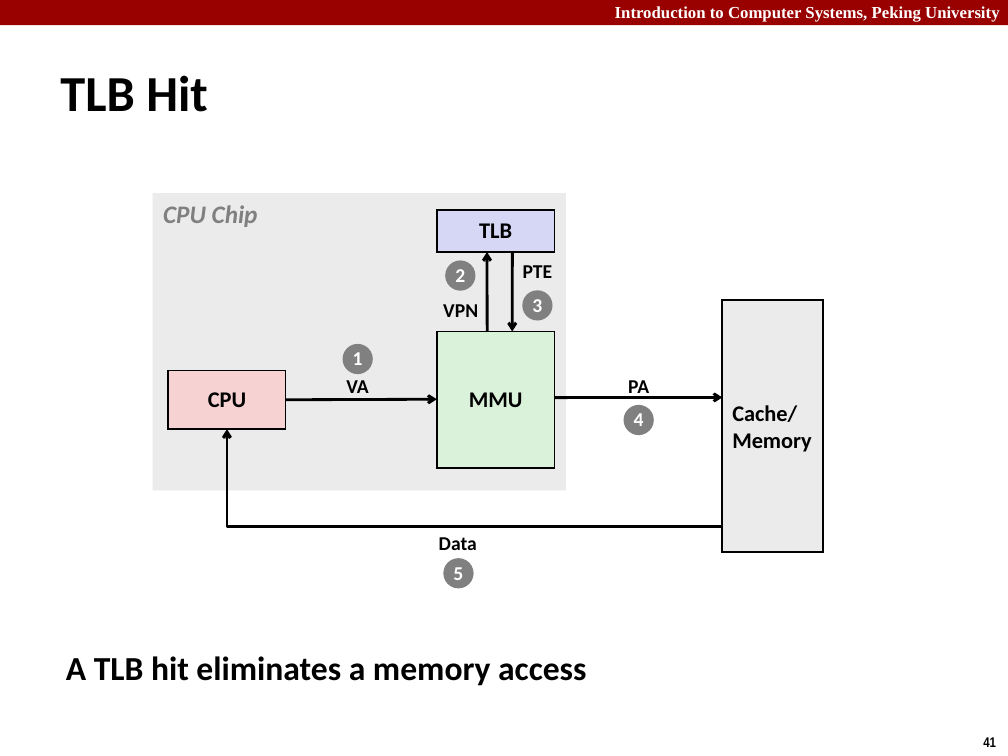
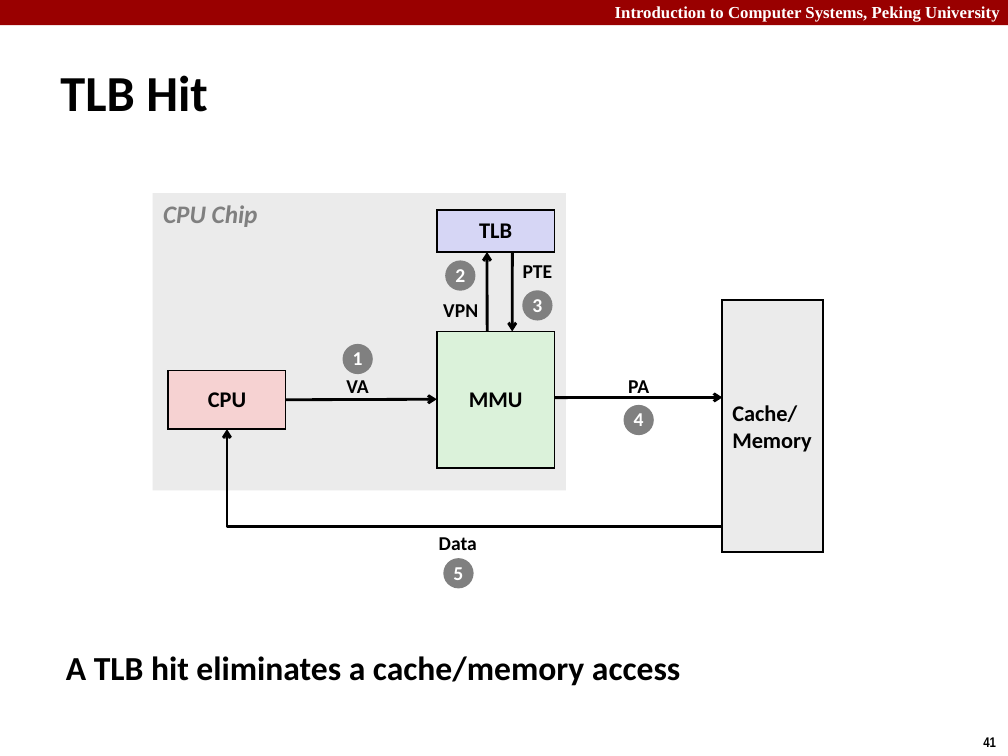
Before and after one commit to caodg/ics, a slide deck: slide 41 of slides/B05-VM1.pptx. Drawn at 1008x756 pixels with LibreOffice and Linux fonts; fonts in the diff are those of the drawing. Boxes give left, top, right and bottom in pixels: in the first picture for what was removed or moved away, otherwise in the second. Text is boxed around its words. In the diff, an @@ line names an element or a change of style, - is before the commit and + after.

```diff
--- a/slides/B05-VM1.pptx
+++ b/slides/B05-VM1.pptx
@@ text at box(66, 656, 680, 686): text changed @@
-A TLB hit eliminates a memory access
+A TLB hit eliminates a cache/memory access
```
Also in this commit, not shown: 7 other slides changed, 2 other files.
